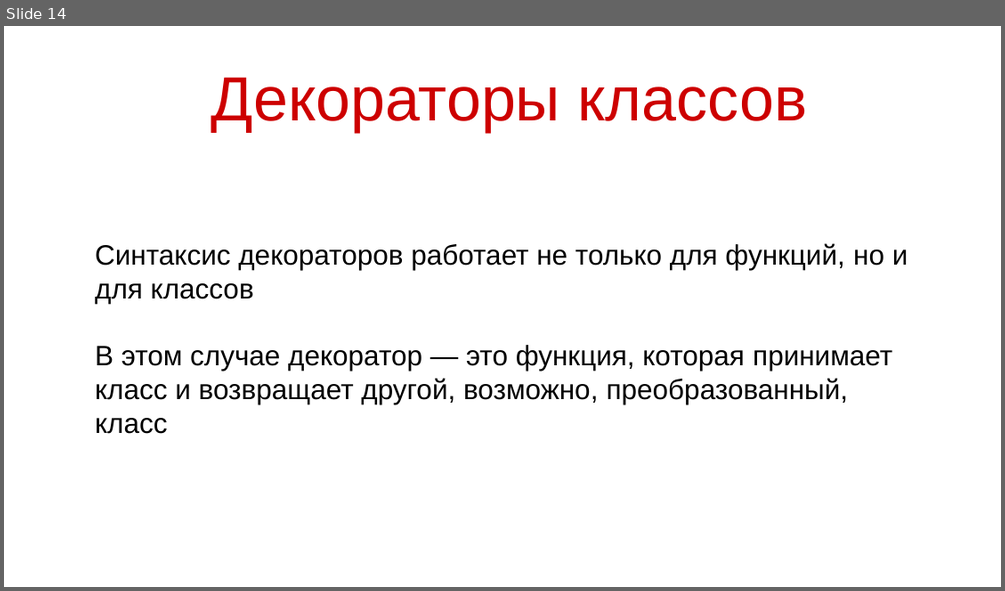
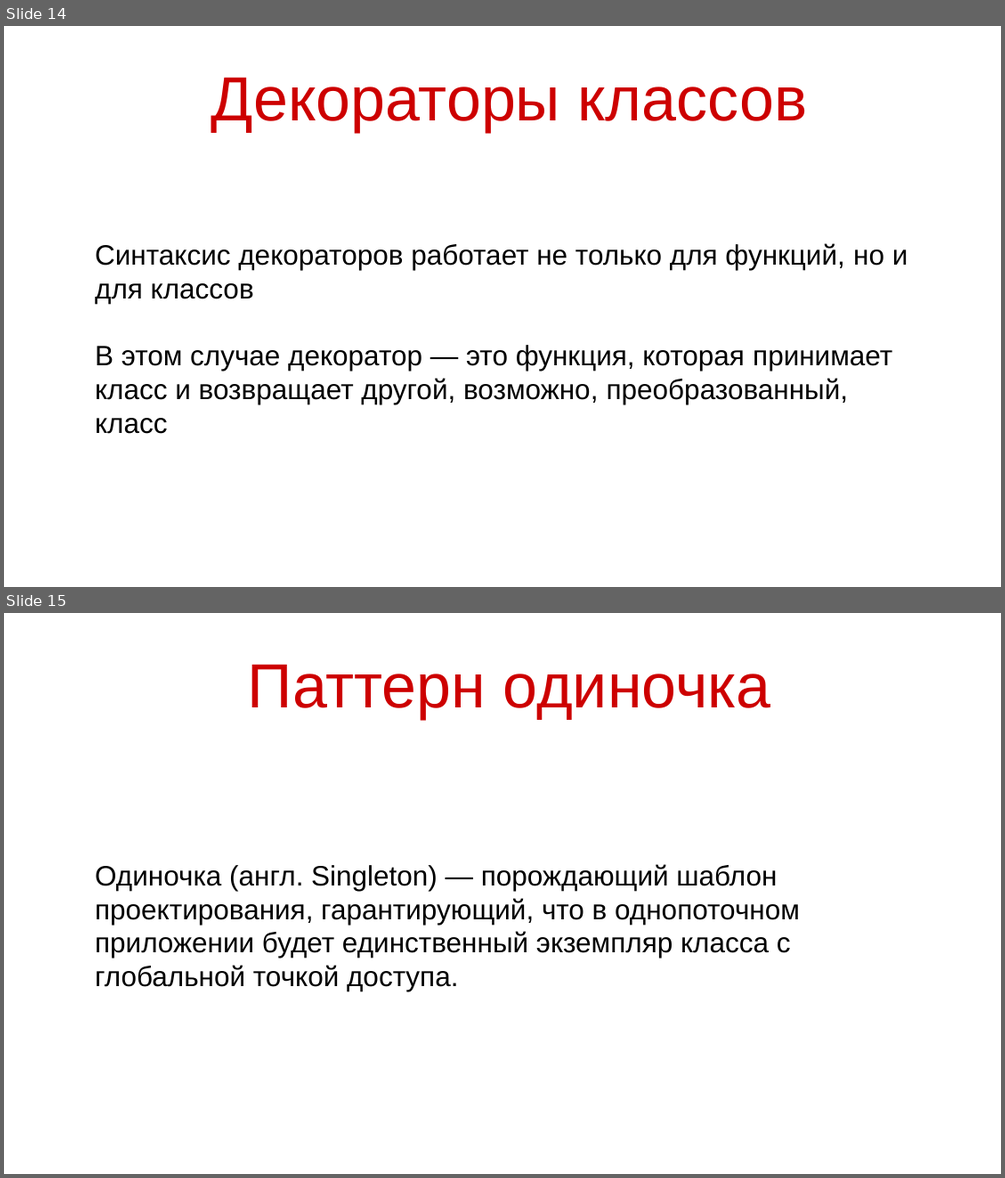
Before and after one commit to maxchv/LearnPython, a slide deck: week10/decorators.pptx. Shown one above the other, each under a label of ours: slide 14 before the commit, slides 14 and 15 after it. The pictures are 1005x591 and 1005x1178 pixels, drawn with LibreOffice and Linux fonts; fonts in the diff are those of the drawing. Boxes give left, top, right and bottom in pixels: in the first picture for what was removed or moved away, otherwise in the second. Text is boxed around its words. In the diff, an @@ line names an element or a change of style, - is before the commit and + after.

```diff
--- a/week10/decorators.pptx
+++ b/week10/decorators.pptx
@@ slide 15 added at bbox=[4, 613, 1001, 1174], background #FFFFFF @@
@@ title added at bbox=[248, 665, 771, 719], 80 pt, text #CD0000 @@
+Паттерн одиночка
@@ text added at bbox=[95, 864, 800, 991], 36 pt, text #000000 @@
+Одиночка (англ. Singleton) — порождающий шаблон проектирования, гарантирующий, что в однопоточном приложении будет единственный экземпляр класса с глобальной точкой доступа.
```
Also in this commit, not shown: 1 slide changed, 4 other files.
